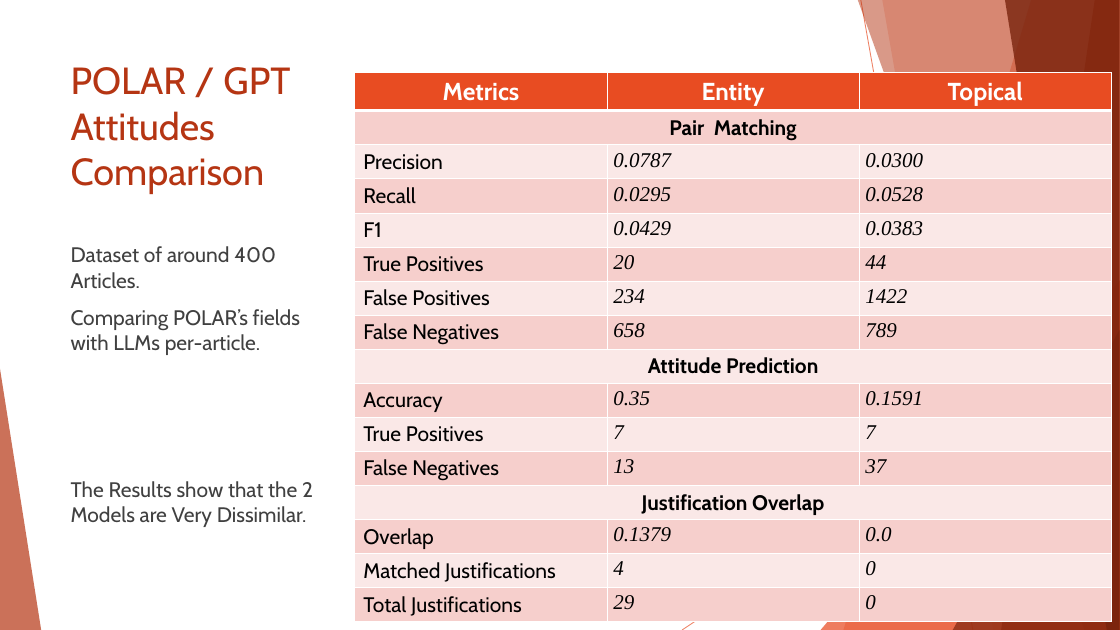
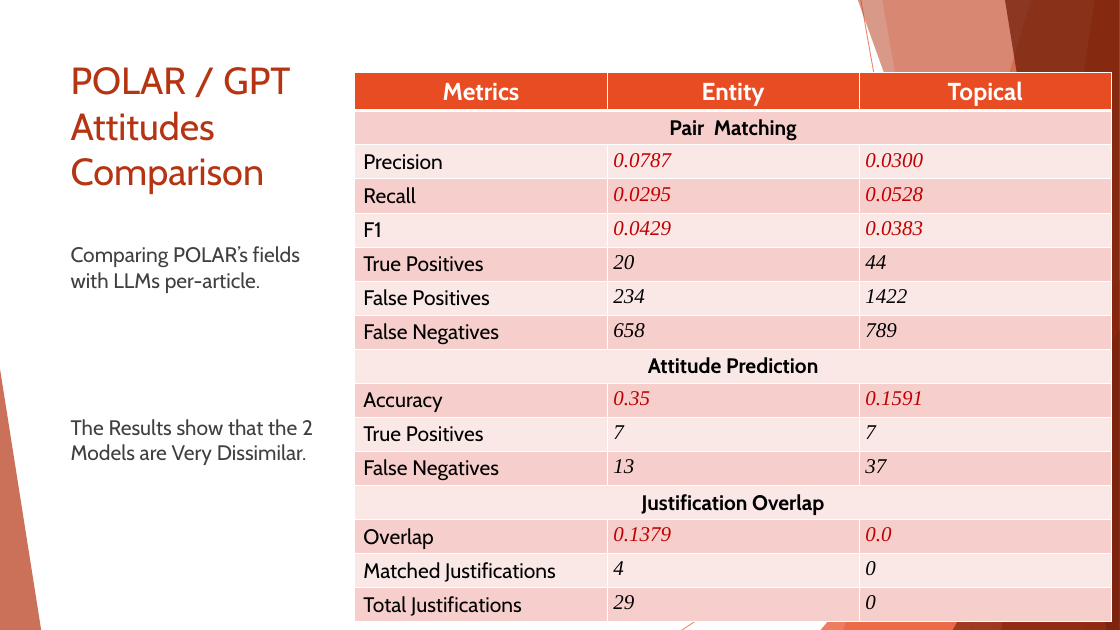
Before and after one commit to amodes01/ADE, a slide deck: slide 23 of Documentation/Thesis_Defend.PPTX (slide 21 before the commit). Drawn at 1120x630 pixels with LibreOffice and Linux fonts; fonts in the diff are those of the drawing. Boxes give left, top, right and bottom in pixels: in the first picture for what was removed or moved away, otherwise in the second. Text is boxed around its words. In the diff, an @@ line names an element or a change of style, - is before the commit and + after.

```diff
--- a/Documentation/Thesis_Defend.PPTX
+++ b/Documentation/Thesis_Defend.PPTX
@@ table at [355, 72, 1112, 620] @@
@@ text colour #000000 to #C00000 in "0.0787", "0.0300", "0.0295", "0.0528" and 6 more places @@
@@ text at [71, 246, 276, 288]: paragraph removed @@
-Dataset of around 400 Articles.
```
Also in this commit, not shown: 14 other slides changed, 10 slides added, 7 slides removed, 3 other files.
